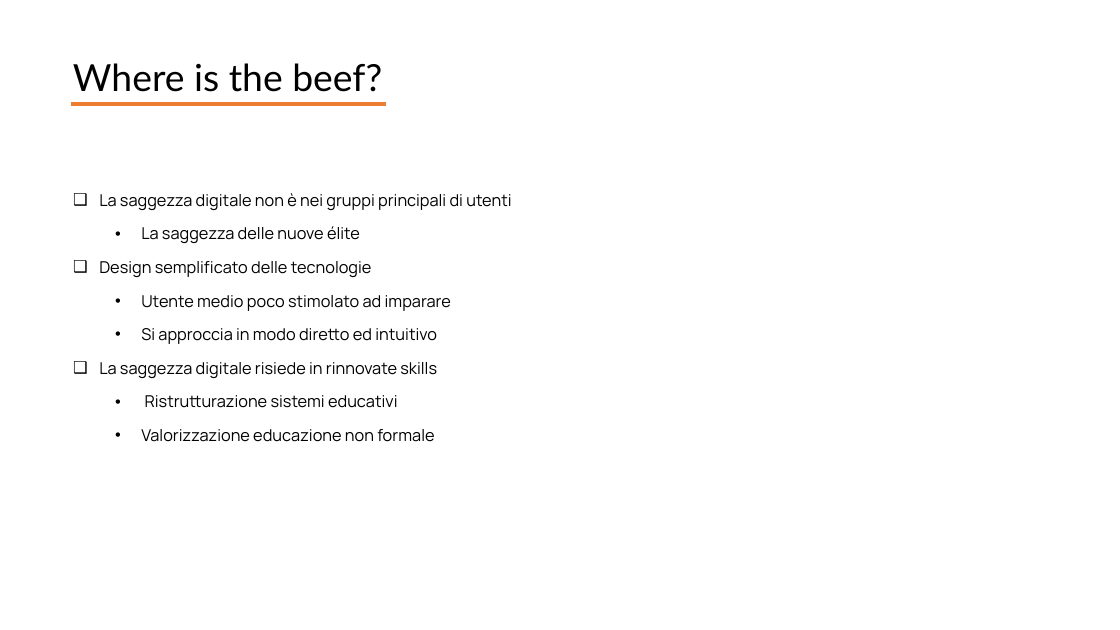
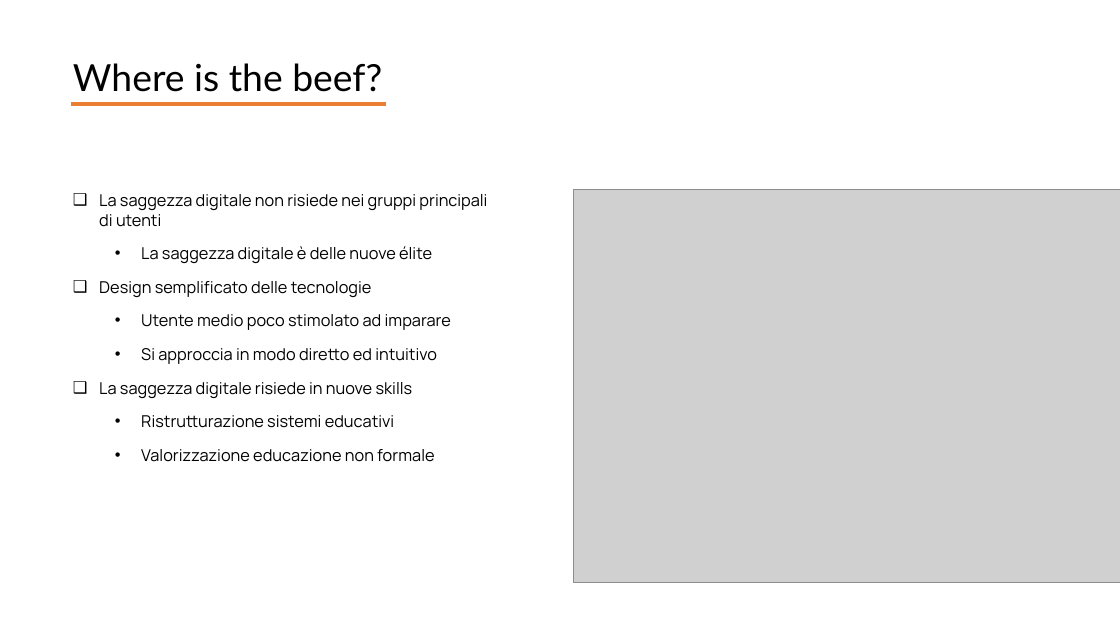
Before and after one commit to giocoal/social-issues-in-information-society-project, a slide deck: slide 9 of Presentazione/Presentazione_completa - Copy.pptx. Drawn at 1120x630 pixels with LibreOffice and Linux fonts; fonts in the diff are those of the drawing; grey boxes stand for pictures. Boxes give left, top, right and bottom in pixels: in the first picture for what was removed or moved away, otherwise in the second. Text is boxed around its words. In the diff, an @@ line names an element or a change of style, - is before the commit and + after.

```diff
--- a/Presentazione/Presentazione_completa - Copy.pptx
+++ b/Presentazione/Presentazione_completa - Copy.pptx
@@ text at [99,194,487,263]: text changed @@
-❑ La saggezza digitale non è nei gruppi principali di utenti
-  • La saggezza delle nuove élite
+❑ La saggezza digitale non risiede nei gruppi principali di utenti
+  • La saggezza digitale è delle nuove élite
@@ picture added at [573,189,1120,583] @@
@@ text at [99,382,413,398]: text changed @@
-❑ La saggezza digitale risiede in rinnovate skills
+❑ La saggezza digitale risiede in nuove skills
```
Also in this commit, not shown: 1 other slide changed, 4 other files.
